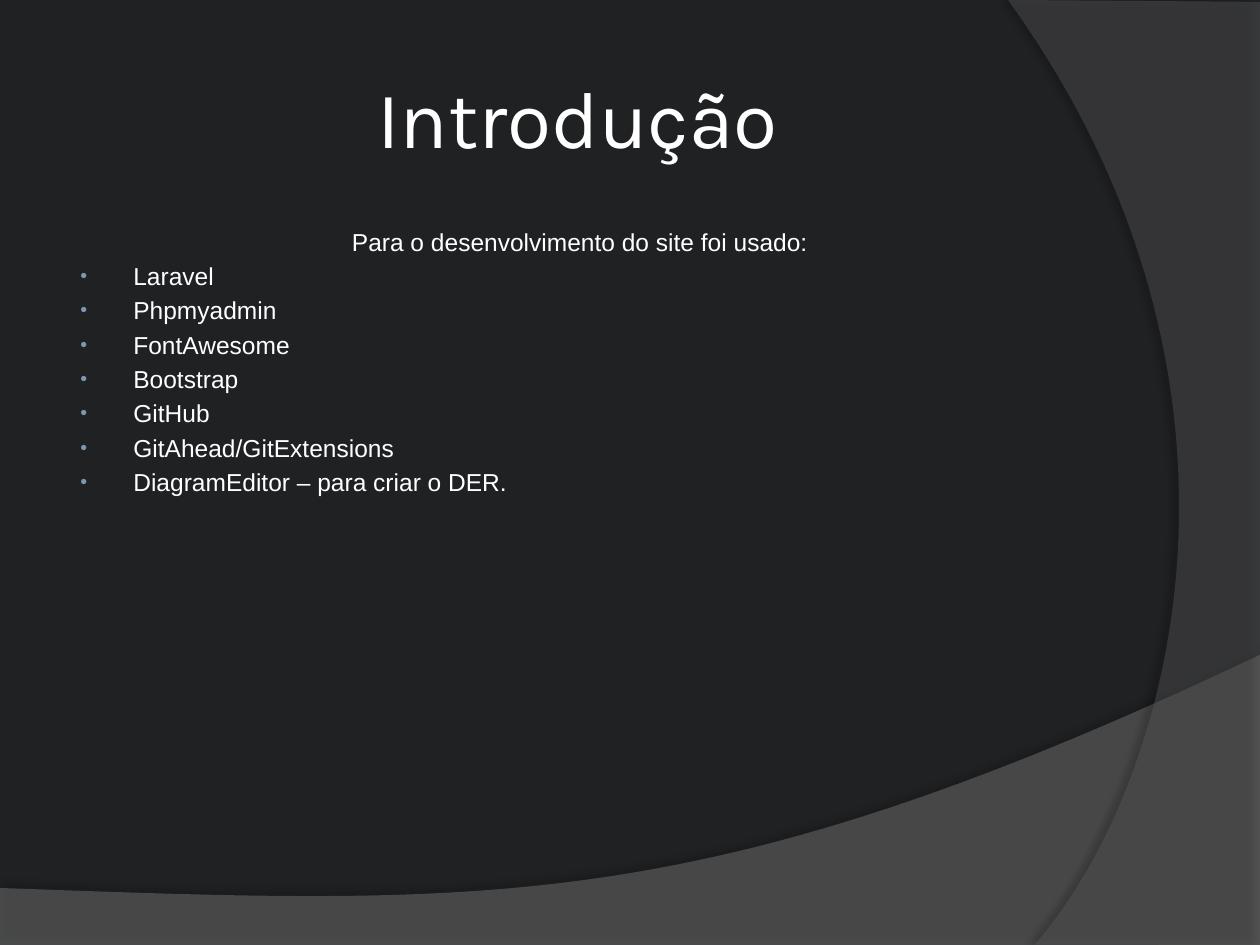
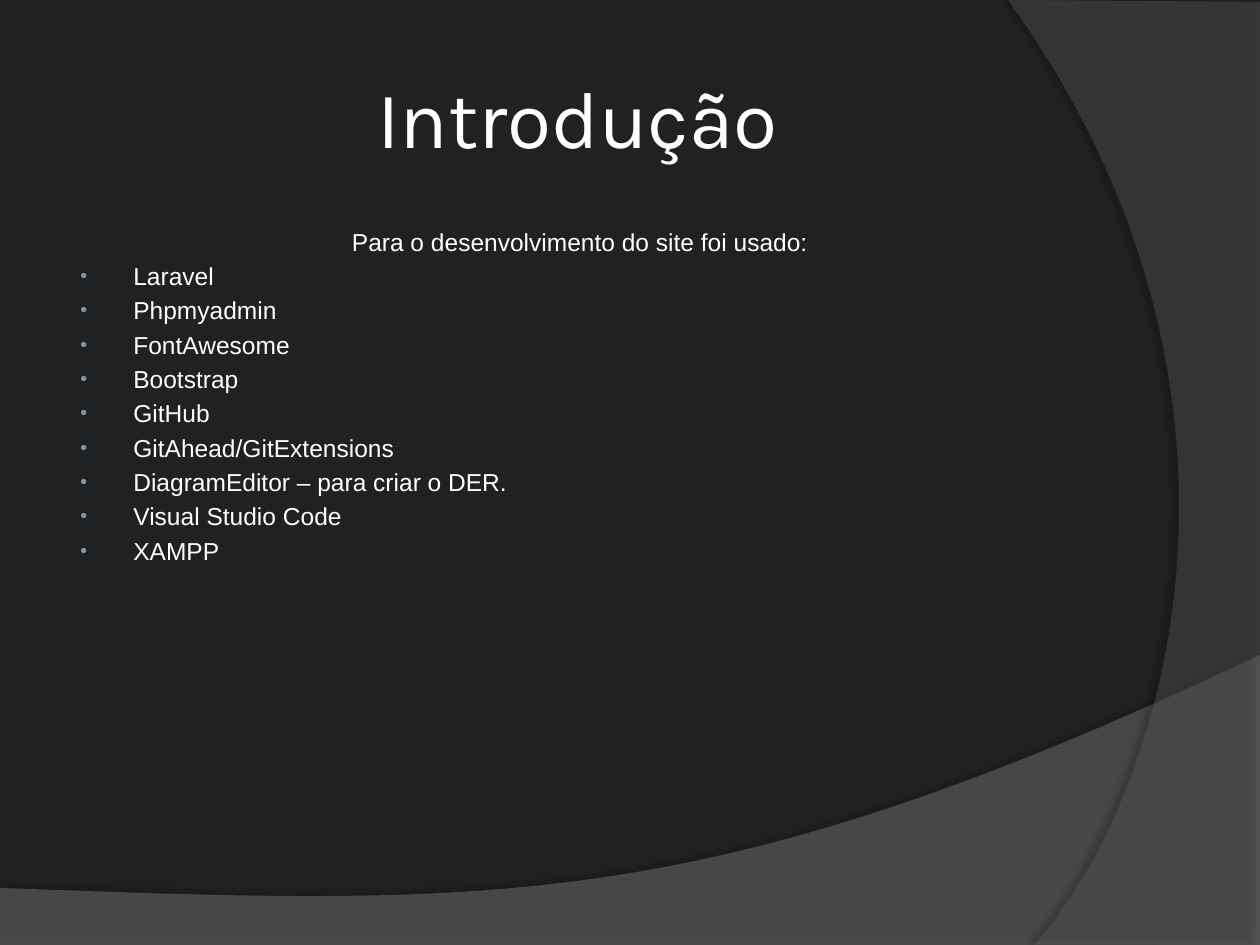
Before and after one commit to lethalarms23/projeto, a slide deck: slide 2 of apresentação.pptx. Drawn at 1260x945 pixels with LibreOffice and Linux fonts; fonts in the diff are those of the drawing. Boxes give left, top, right and bottom in pixels: in the first picture for what was removed or moved away, otherwise in the second. Text is boxed around its words. In the diff, an @@ line names an element or a change of style, - is before the commit and + after.

```diff
--- a/apresentação.pptx
+++ b/apresentação.pptx
@@ text at [133,507,342,560]: paragraphs added @@
+• Visual Studio Code
+• XAMPP
```
Also in this commit, not shown: 2 slides removed.
